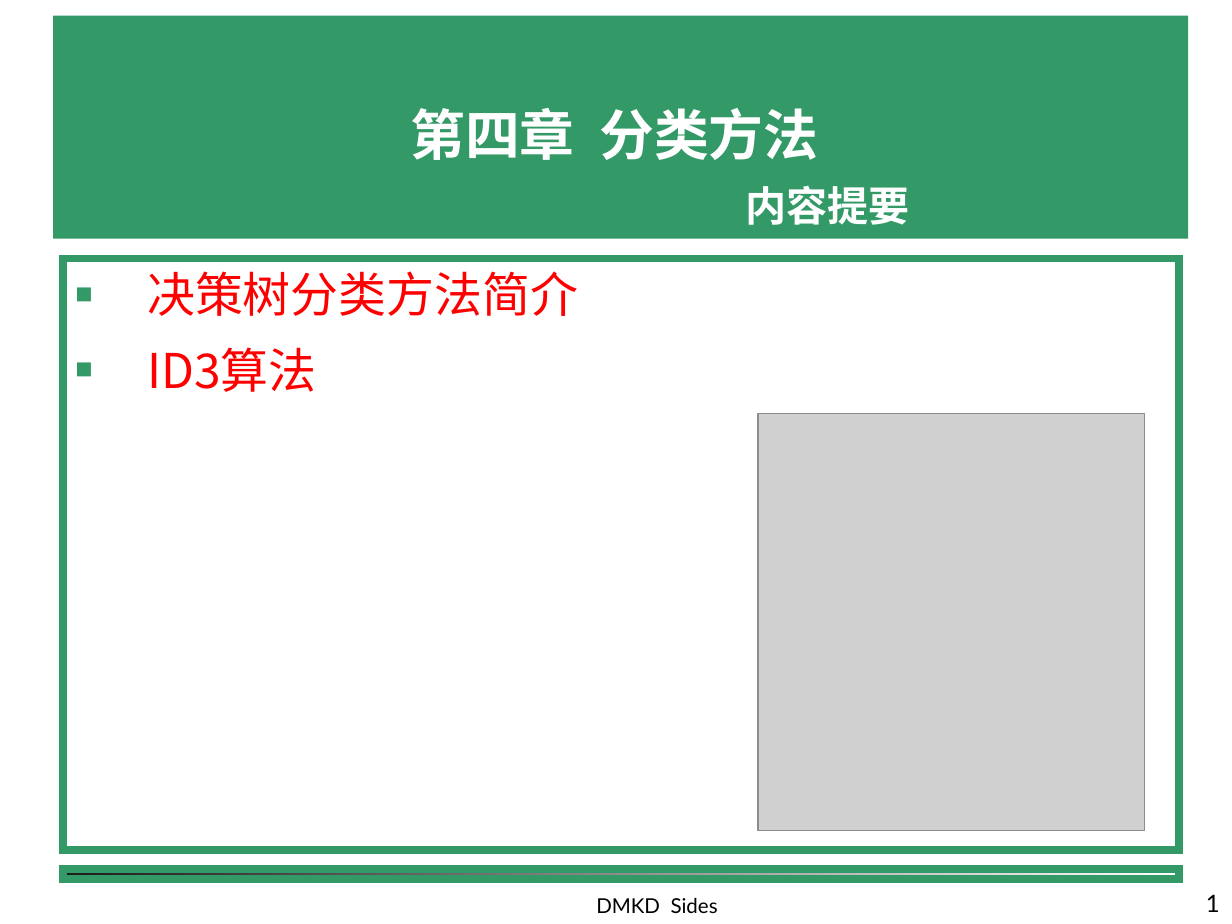
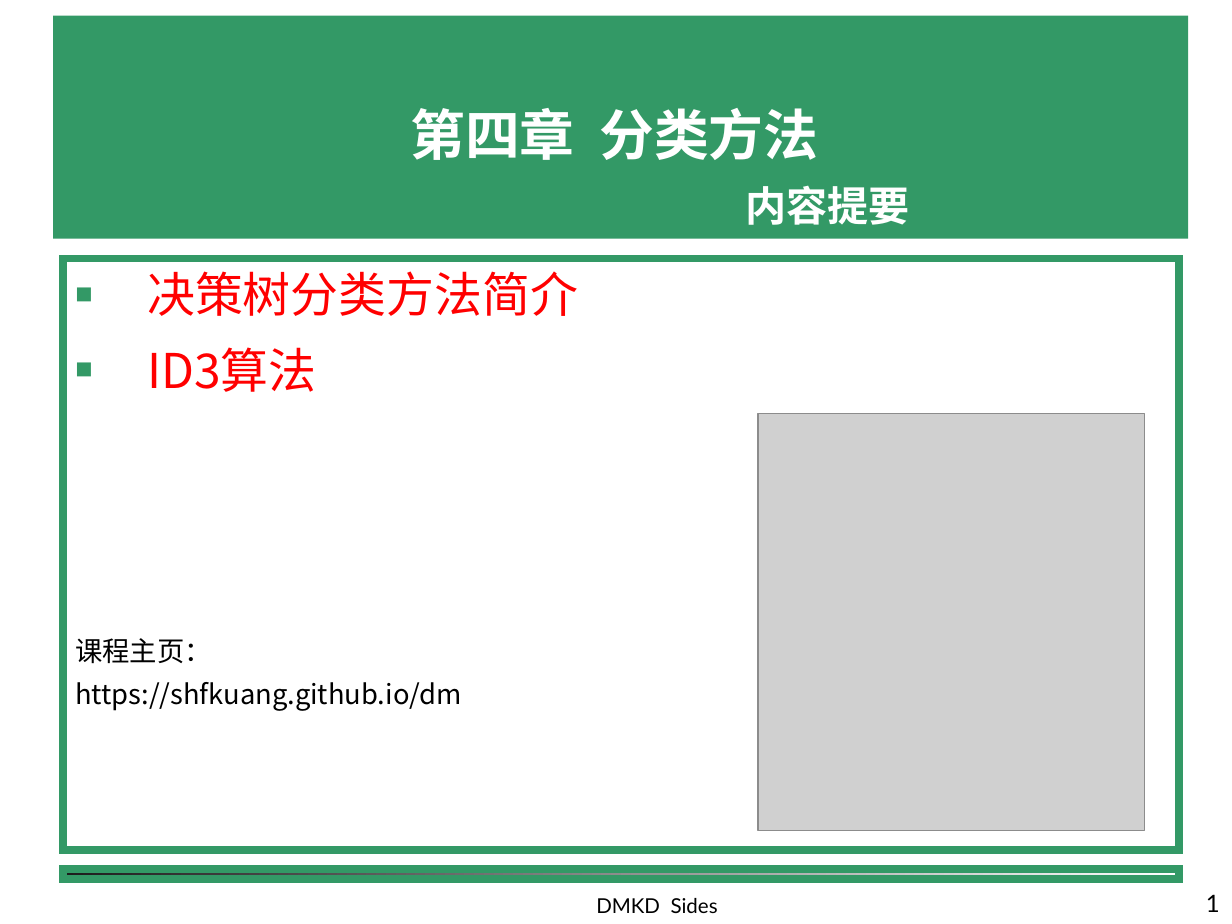
Before and after one commit to shfkuang/shfkuang.github.io, a slide deck: slide 1 of dm/ch4.2.ppt. Drawn at 1232x924 pixels with LibreOffice and Linux fonts; fonts in the diff are those of the drawing; grey boxes stand for pictures; background and template pictures are left out. Boxes give left, top, right and bottom in pixels: in the first picture for what was removed or moved away, otherwise in the second. Text is boxed around its words. In the diff, an @@ line names an element or a change of style, - is before the commit and + after.

```diff
--- a/dm/ch4.2.ppt
+++ b/dm/ch4.2.ppt
@@ text in rectangle at box(75, 638, 461, 711): paragraphs added @@
+课程主页：
+https://shfkuang.github.io/dm
```
Also in this commit, not shown: 3 other files.
